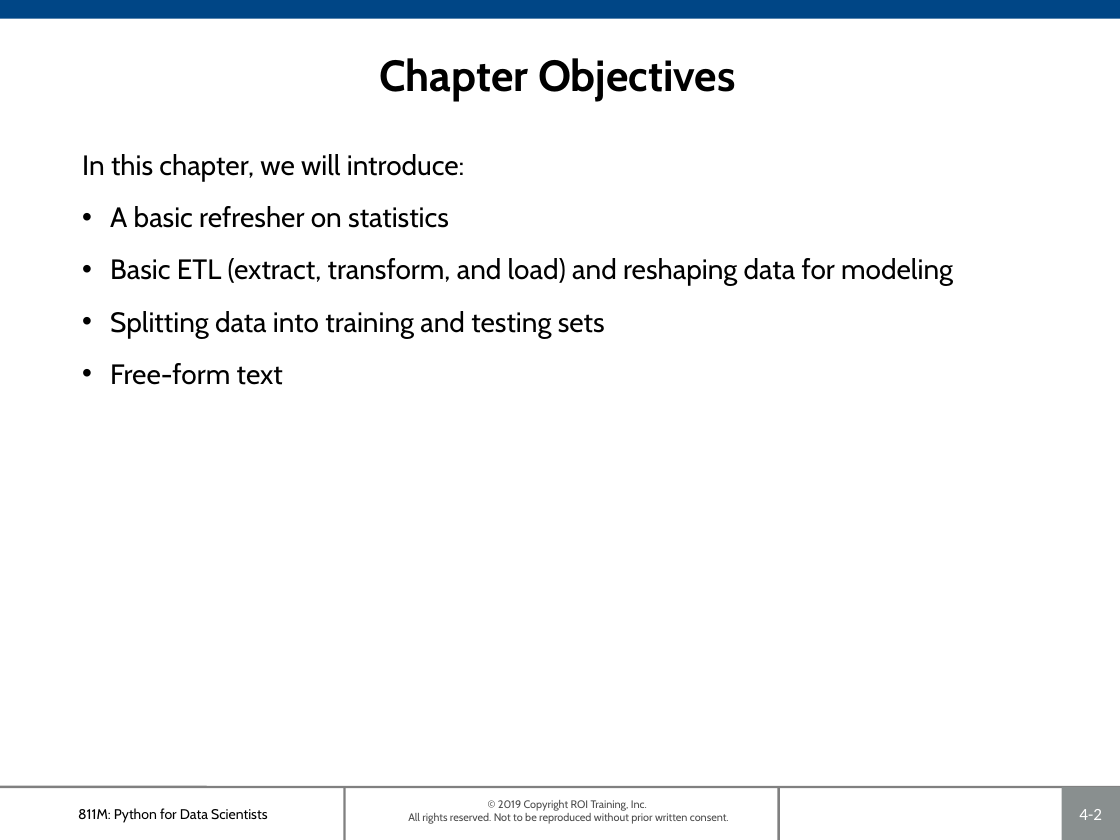
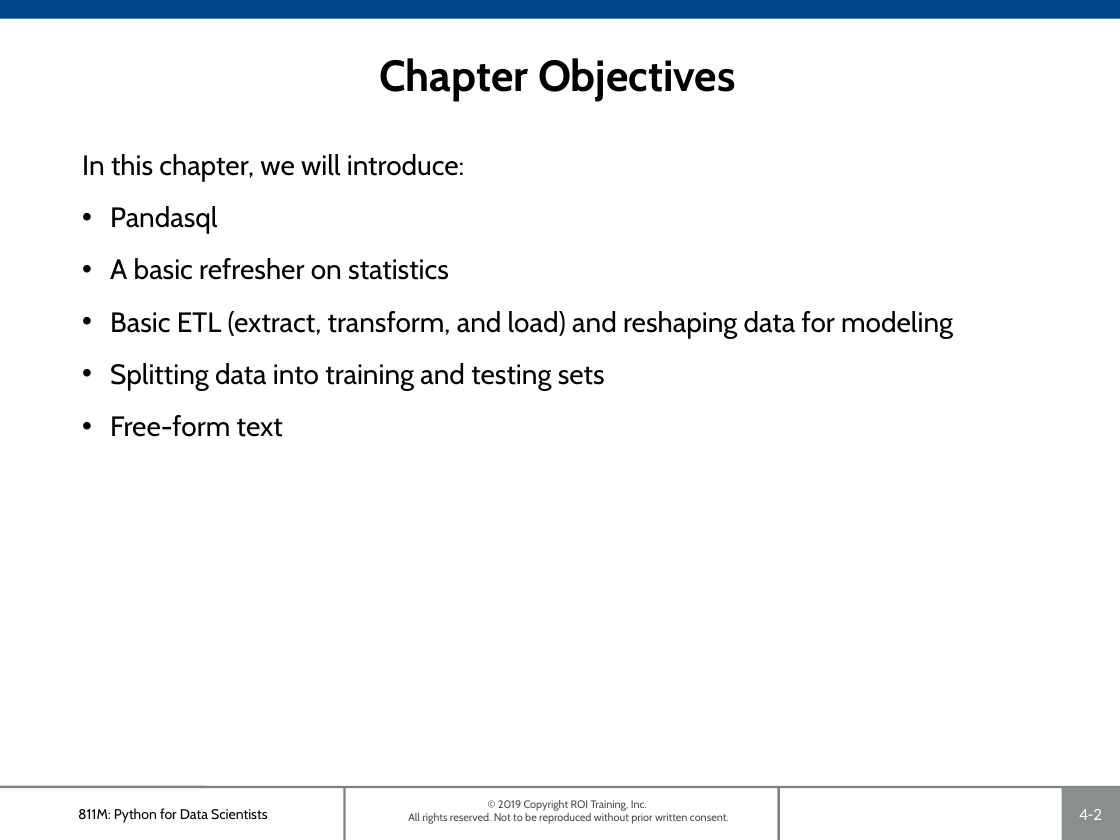
Before and after one commit to roitraining/PythonProgram, a slide deck: slide 2 of Day4-DataPrep/Ch04-DataPreparation.pptx. Drawn at 1120x840 pixels with LibreOffice and Linux fonts; fonts in the diff are those of the drawing; background and template pictures are left out. Boxes give left, top, right and bottom in pixels: in the first picture for what was removed or moved away, otherwise in the second. Text is boxed around its words. In the diff, an @@ line names an element or a change of style, - is before the commit and + after.

Commit message:
0.0.6

```diff
--- a/Day4-DataPrep/Ch04-DataPreparation.pptx
+++ b/Day4-DataPrep/Ch04-DataPreparation.pptx
@@ text at (110, 206, 217, 234): paragraph added @@
+• Pandasql
```
Also in this commit, not shown: 5 other slides changed, 2 slides added.
